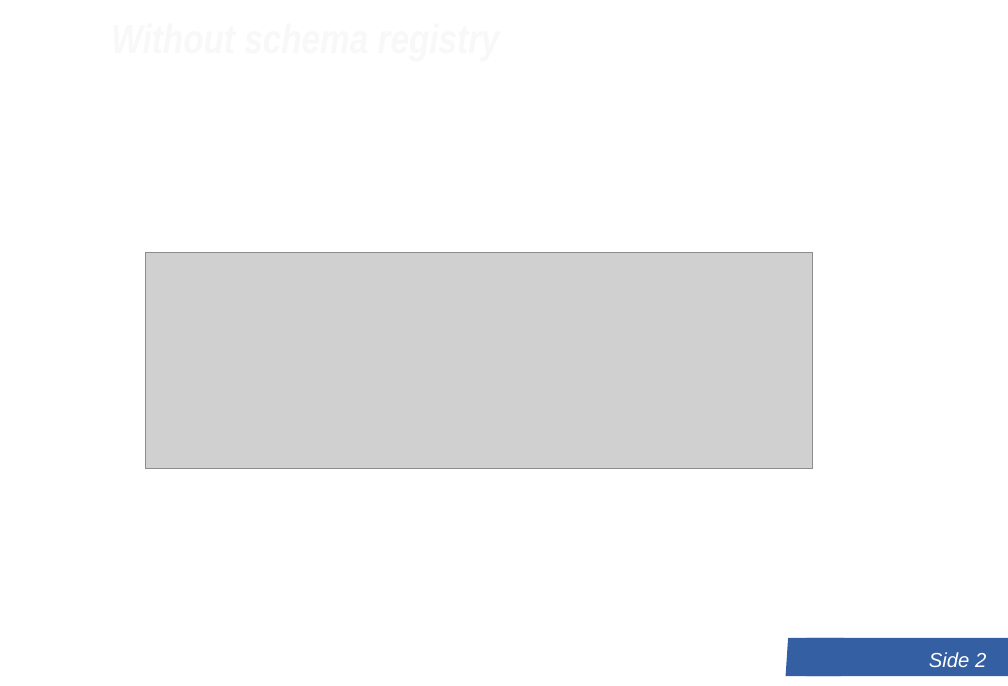
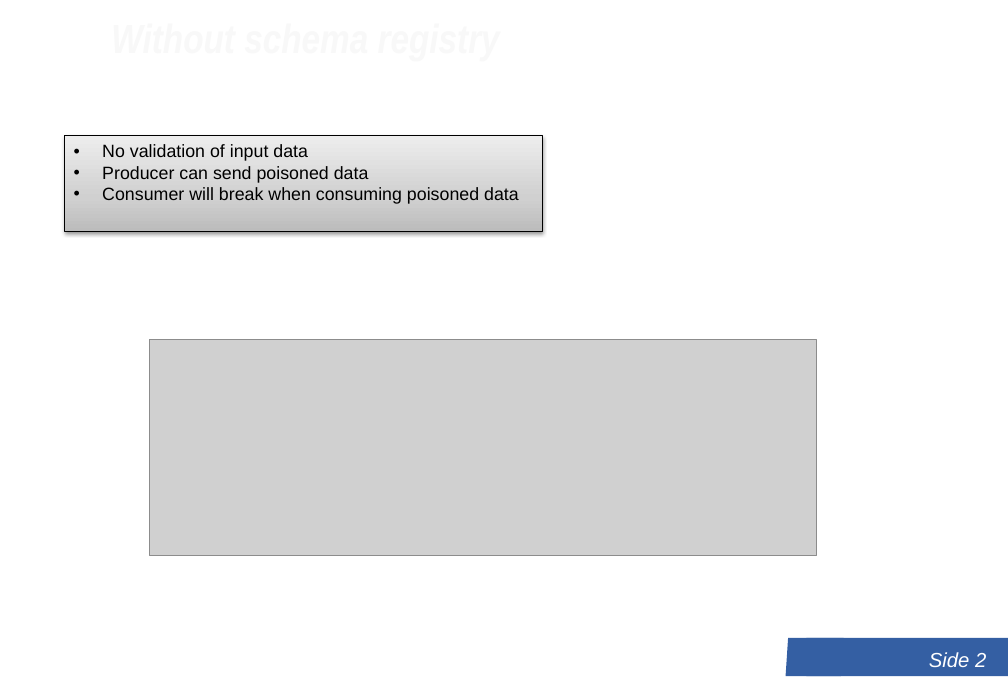
Before and after one commit to LundOgBendsen/LB2628-Kafka, a slide deck: slide 2 of slides/12 - Schema registry.pptx. Drawn at 1008x686 pixels with LibreOffice and Linux fonts; fonts in the diff are those of the drawing; grey boxes stand for pictures; background and template pictures are left out. Boxes give left, top, right and bottom in pixels: in the first picture for what was removed or moved away, otherwise in the second. Text is boxed around its words. In the diff, an @@ line names an element or a change of style, - is before the commit and + after.

```diff
--- a/slides/12 - Schema registry.pptx
+++ b/slides/12 - Schema registry.pptx
@@ rectangle added at (x1=65, y1=135, x2=542, y2=231), fill gradient #BDBDBD to #D1D1D1 to #EEEEEE, outline #000000 0.75 pt, 14 pt, text #000000 @@
+• No validation of input data
+• Producer can send poisoned data
+• Consumer will break when consuming poisoned data
@@ picture moved from (x1=146, y1=252, x2=813, y2=468) to (x1=150, y1=339, x2=817, y2=555) @@
```
Also in this commit, not shown: 2 other slides changed, 5 slides added, 2 other files.
